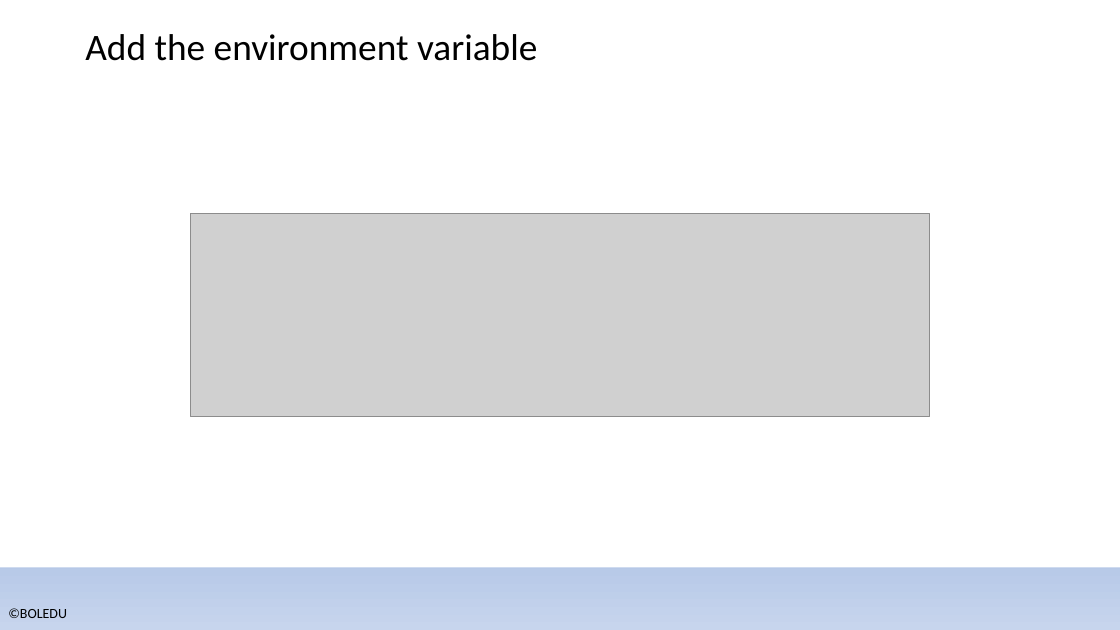
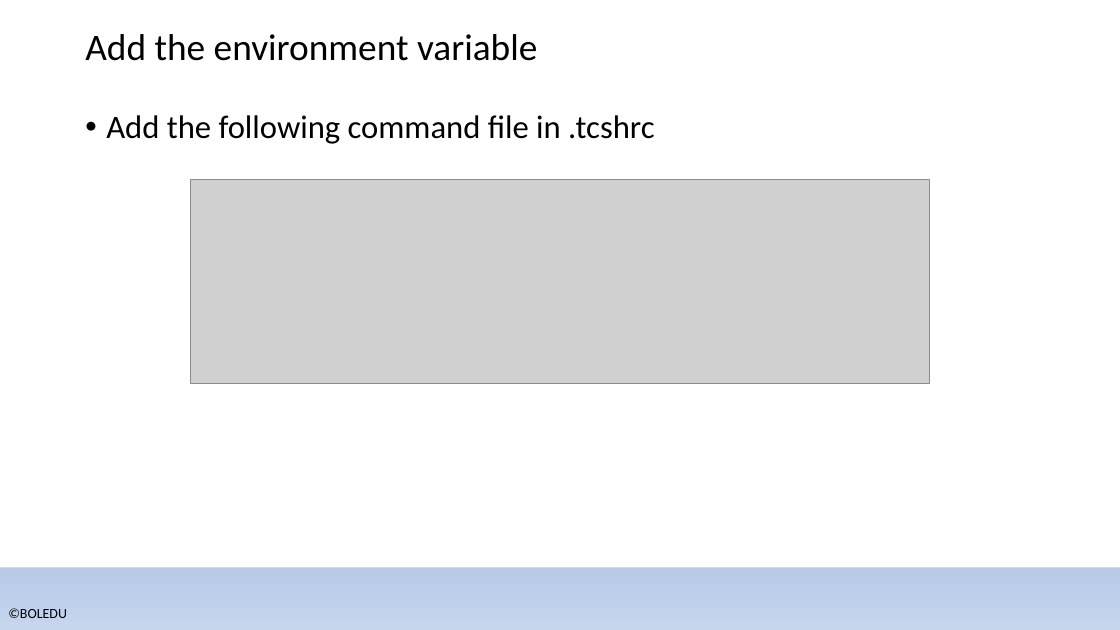
Before and after one commit to bol-edu/caravel-soc_fpga-lab, a slide deck: slide 5 of catapult_hls/catapult_setup(NTHU).pptx. Drawn at 1120x630 pixels with LibreOffice and Linux fonts; fonts in the diff are those of the drawing; grey boxes stand for pictures; background and template pictures are left out. Boxes give left, top, right and bottom in pixels: in the first picture for what was removed or moved away, otherwise in the second. Text is boxed around its words. In the diff, an @@ line names an element or a change of style, - is before the commit and + after.

```diff
--- a/catapult_hls/catapult_setup(NTHU).pptx
+++ b/catapult_hls/catapult_setup(NTHU).pptx
@@ text added at [106, 115, 654, 144], 28 pt, text #000000 @@
+• Add the following command file in .tcshrc
@@ picture: place and size @@
-picture at [191, 213, 930, 418]
+picture at [191, 180, 930, 384]
```
Also in this commit, not shown: 1 slide added.
